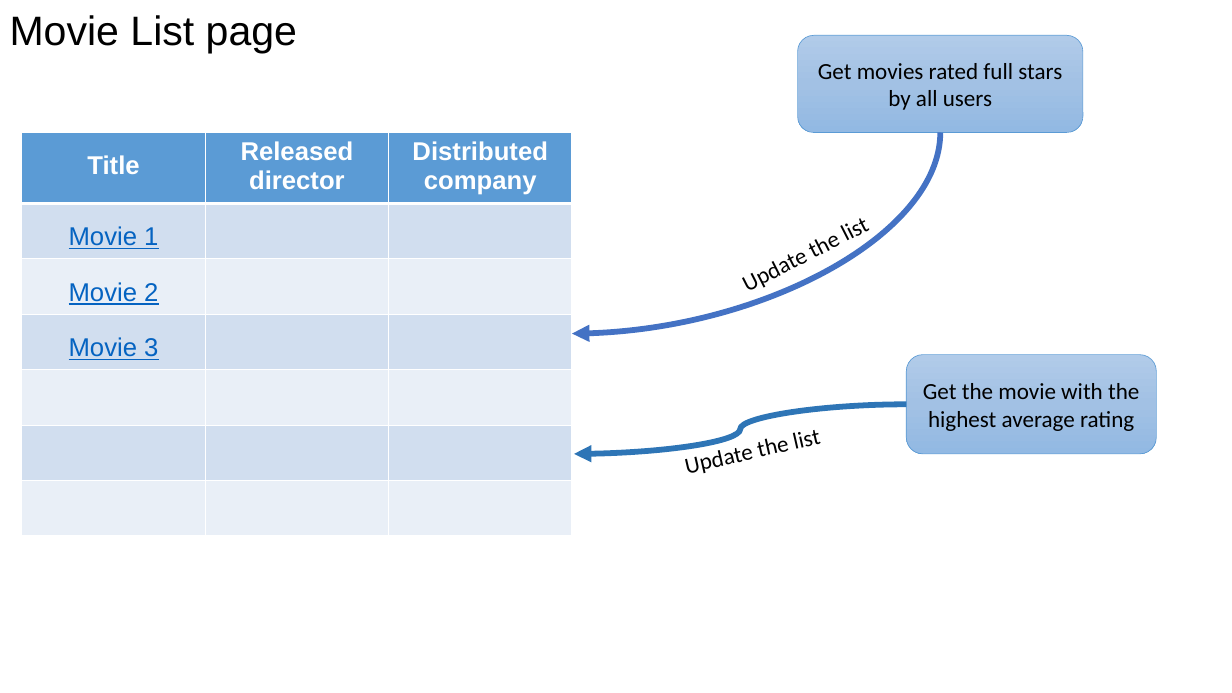
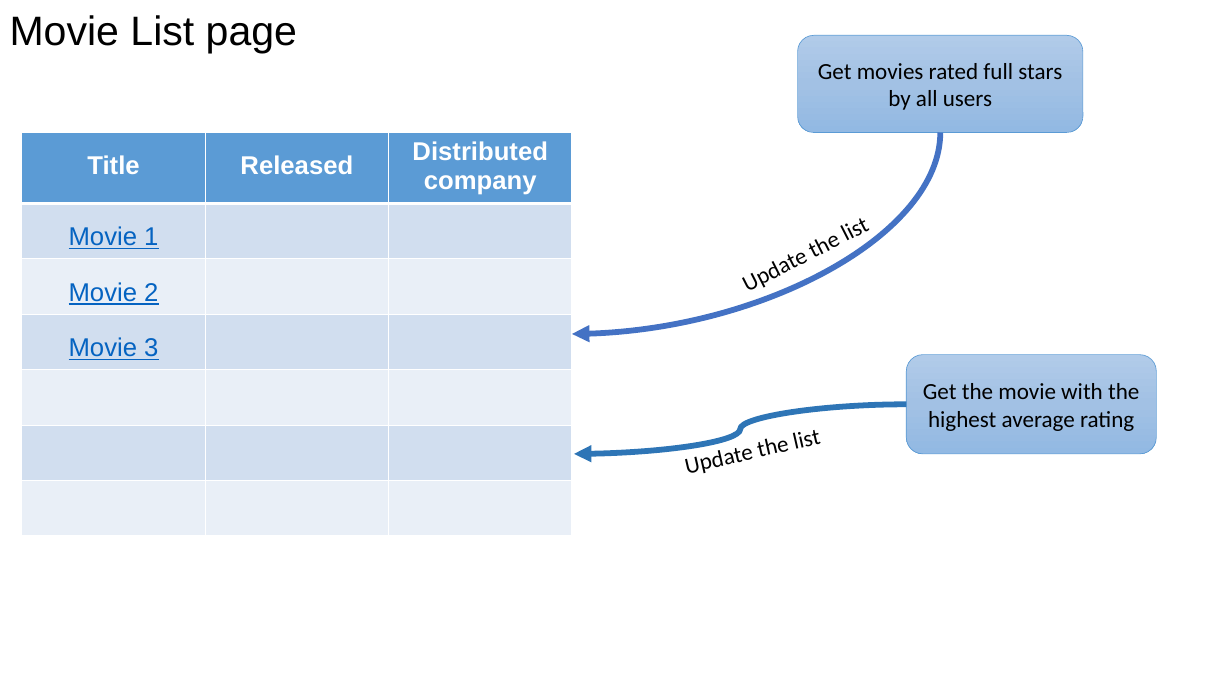
Before and after one commit to Shih-ChunHuang/Frontend-webService, a slide deck: slide 2 of 304-UI.pptx. Drawn at 1232x693 pixels with LibreOffice and Linux fonts; fonts in the diff are those of the drawing. Boxes give left, top, right and bottom in pixels: in the first picture for what was removed or moved away, otherwise in the second. Text is boxed around its words. In the diff, an @@ line names an element or a change of style, - is before the commit and + after.

Commit message:
modify the UI

```diff
--- a/304-UI.pptx
+++ b/304-UI.pptx
@@ table at [22, 132, 571, 535] @@
-row 1, column 2: Released director
+row 1, column 2: Released
```
Also in this commit, not shown: 2 other slides changed.
